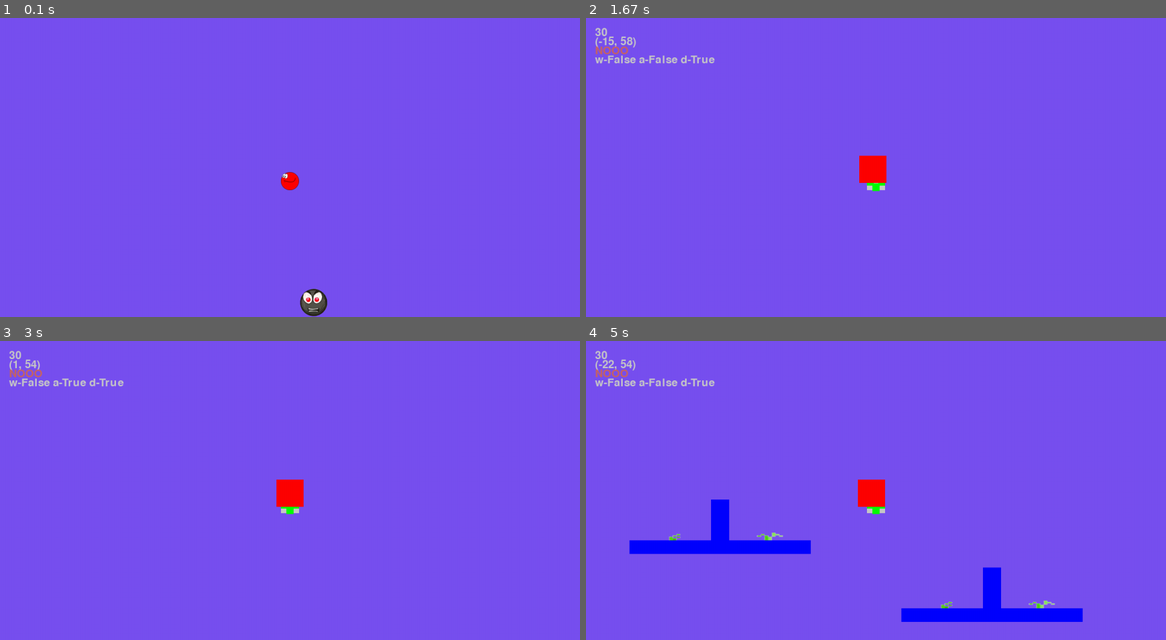
Above: before the commit, frames 1-4 (two rows, left to right).
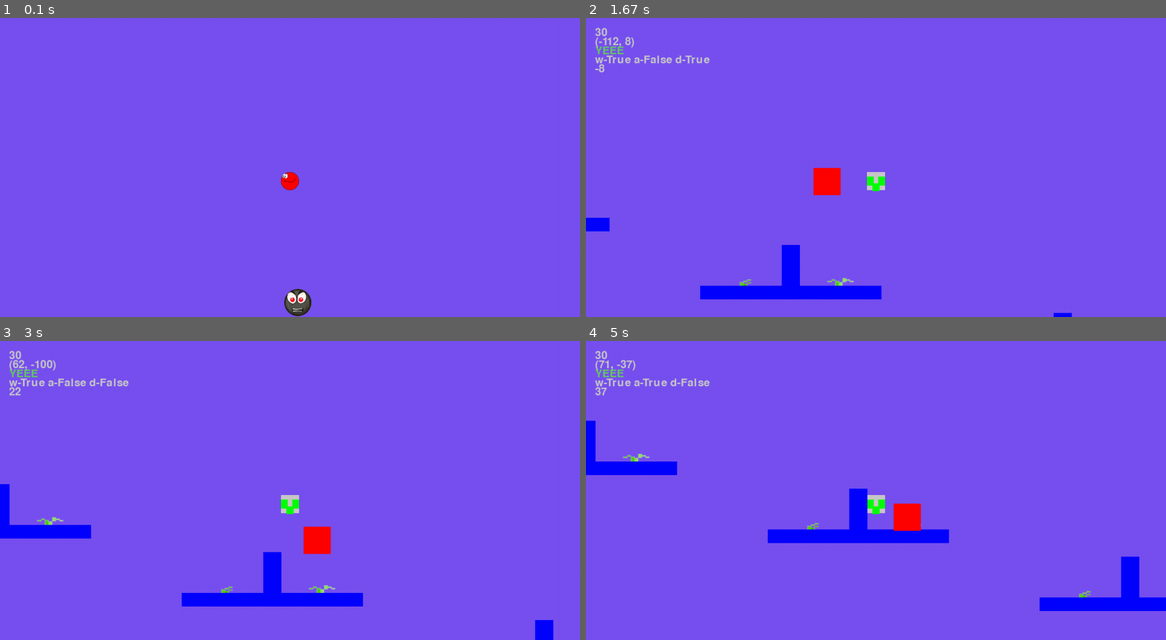
Above: after the commit, the same moments.

Repository: itu-itis24-akkan23/RedbollBackup
Game: pygame game, started from pygames/V1replay.py
Two runs of this game, one before a commit and one after it. Both use one fixed random seed, a clock stepped at 60 frames per second and the inputs below.
Inputs (mouse positions are in pixels of both pictures, inside the frame that each line leads up to):
- Up to frame 1 (0.1 s): no input
- Up to frame 2 (1.67 s): tap H at 0.33 s; click (876, 185) at 0.72 s
- Up to frame 3 (3 s): no input
- Up to frame 4 (5 s): no input

The runs differ from the first frame. In frame 1, 0.6% of the frame differs, in the area x 49-57%, y 90-100%; in frame 2, 3.7%; in frame 3, 4.6%; in frame 4, 9.3%, in the area x 0-100%, y 6-94%.

Commit message:
bug was so critical that i groaned after fix

Diff:
--- a/pygames/V1ai.py
+++ b/pygames/V1ai.py
@@ -4,6 +4,7 @@
 import numpy as np
 
 
+# region INIT
 pg.init()
 a = pg.display.Info()
 screenx = a.current_w
@@ -11,7 +12,12 @@
 screenm = screeny//2
 screenmx = screenx//2
 
-#window = pg.display.set_mode((screenx, screeny-60), pg.RESIZABLE)
+hitbox = False
+if hitbox:
+    window = pg.display.set_mode((screenx, screeny-60), pg.RESIZABLE)
+    cloc = pg.time.Clock()
+    fps = 0
+
 active = True
 pg.display.set_caption("Among Us")
 blob = pg.Rect(screenmx-8, screeny//2+5, 16, 17)
@@ -20,11 +26,11 @@
 imagere = pg.Rect(screenmx-20, screenm-20, 40, 40)
 enemy = pg.Rect(screenmx-10, 900, 60, 60)
 
-#cloc = pg.time.Clock()
+
 font = pg.font.Font(None, 36)
 frame10 = 0  # 0 to 9
 vertical = -10
-hitbox = False
+
 collision = False
 run_speed = 12
 max_velocity = 30
@@ -32,9 +38,11 @@
 boost = False
 hboost = False
 
-
-fps = 0
-
+creatureNumber = 0
+hitCounter = 0
+allFitness = []
+genDone = 0
+jumpCount = 0
 
 input_w = False
 input_a = False
@@ -54,51 +62,50 @@
 
 landse = lands+[enemy]
 time = 0
-
-batchSize = 50
-
-
-creatureNumber = 0
-hitCounter = 0
-allFitness = []
-genDone=0
-jumpCount=0
+# endregion
+
+
+batchSize = 50  # Cant be changed by itself
 
 learningRate = 0.5
-afterLearn = 0.2
+afterLearn = 0.2  # Real learning rate, activates after gen20
 continu = False
 
-
+# region afterINIT
 parameters = []
 if not continu:
     for i in range(batchSize):
         randomParam = master.init()
         parameters.append(randomParam)
-        currentParameter=parameters[0]
+        currentParameter = parameters[0]
 else:
     parameters = 50*[np.load('data.npy', allow_pickle=True)]
     currentParameter = parameters[0]
     algorithm.init(currentParameter)
-
-
+# endregion
+
+# region MAIN
 while active:
+    for i in pg.event.get():
+        if i.type == pg.QUIT:
+            active = False
     if input_a == input_d:
-        jumpCount+=1
+        jumpCount += 0.02
 
     if time == 900:
-        fitness = (900-hitCounter)/9-jumpCount/3
+        fitness = (900-hitCounter)/9-jumpCount/15
         allFitness.append(fitness)
         hitCounter = 0
-        jumpCount=0
+        jumpCount = 0
         creatureNumber += 1
         if creatureNumber == batchSize:
-            print("gen", genDone,max(allFitness))
-            if genDone>=20:
-                learningRate=afterLearn
+            print("gen", genDone, max(allFitness))
+            if genDone >= 20:
+                learningRate = afterLearn
             array = np.array(
                 (parameters[allFitness.index(max(allFitness))]), dtype=object)
-            np.save("data.npy",array,allow_pickle=True)
-            genDone+=1
+            np.save("data.npy", array, allow_pickle=True)
+            genDone += 1
             creatureNumber = 0
             survivingParams = master.elimination(parameters, allFitness)
             parameters = master.mutate(survivingParams, learningRate)
@@ -122,13 +129,14 @@
             else:
                 mon = (pg.Rect(int(k*600-2220), int(1060 - absk), 40, 110))
             lands.append(mon)
+        landse = lands+[enemy]
 
     time += 1
     leftcol = False
     rightcol = False
     collision = False
     for land in lands:
-        if blob.colliderect(land):#Collisions
+        if blob.colliderect(land):  # Collisions
             collision = True
             target_level = screenm+19
             target_relative = target_level - land.y
@@ -161,13 +169,13 @@
 
     # INPUT
 
-    #press = pg.key.get_pressed()
+    # press = pg.key.get_pressed()
     if collision:
         vertical = 0
-        jumpCount-=0.01
+        jumpCount -= 0.05
         if input_w:
             vertical += jump_str
-            jumpCount+=0.2
+            jumpCount -= 0.15
 
     elif gravity_state == 1:
         vertical -= 3
@@ -189,12 +197,12 @@
             jumpCount+=5
         if l.x < -700:
             l.x += 2400
-            jumpCount-=1
+            jumpCount -= 20
         elif l.x > screenx+300:
             l.x -= 2400
-            jumpCount-=1
-
-    #fpssh = cloc.get_fps()
+            jumpCount -= 20
+
+
     frame10 = (frame10 + 1) % 10
     if frame10 == 0:
         pass
@@ -239,30 +247,33 @@
         hit = True
     else:
         hit = False
-    #             DISPLAY
     if hit:
         hitCounter += 1
 
-    # window.fill((120, 80, 240))
-    # if hitbox == True:
-    #     fps = 30
-    #     pg.draw.rect(window, (200, 200, 200), imagere)
-    #     pg.draw.rect(window, (0, 255, 0), blob)
-    #     pg.draw.rect(window, (0, 255, 0), blob_left)
-    #     pg.draw.rect(window, (0, 255, 0), blob_right)
-    #     for land in lands:
-    #         pg.draw.rect(window, (0, 0, 255), land)
-    #     pg.draw.rect(window, (255, 0, 0), enemy)
-    #     enemy_loc = font.render(f"{erel}", True, (200, 200, 200))
-    #     window.blit(enemy_loc, (20, 40))
-    #     if hit:
-    #         window.blit(font.render(("NOOO"), True, (200, 100, 100)), (20, 60))
-
-    # fpsobj = font.render(f"{int(fpssh)}", True, (200, 200, 200))
-    # window.blit(fpsobj, (20, 20))
-
-    # pg.display.flip()
-    #cloc.tick(fps)
-
+    #             DISPLAY
+
+
+
+    if hitbox == True:
+        window.fill((120, 80, 240))
+        fpssh = cloc.get_fps()
+        pg.draw.rect(window, (200, 200, 200), imagere)
+        pg.draw.rect(window, (0, 255, 0), blob)
+        pg.draw.rect(window, (0, 255, 0), blob_left)
+        pg.draw.rect(window, (0, 255, 0), blob_right)
+        for land in lands:
+            pg.draw.rect(window, (0, 0, 255), land)
+        pg.draw.rect(window, (255, 0, 0), enemy)
+        enemy_loc = font.render(f"{erel}", True, (200, 200, 200))
+        window.blit(enemy_loc, (20, 40))
+        if hit:
+            window.blit(font.render(("NOOO"), True, (200, 100, 100)), (20, 60))
+
+        fpsobj = font.render(f"{int(fpssh)}", True, (200, 200, 200))
+        window.blit(fpsobj, (20, 20))
+
+        pg.display.flip()
+        cloc.tick(fps)
+# endregion
 pg.quit()
 exit()
--- a/pygames/V1replay.py
+++ b/pygames/V1replay.py
@@ -89,7 +89,7 @@
             for lan in landse:
                 lan.y += target_relative
         elif vertical > 0:
-            gravity_state = 1
+            gravity_state  = 1
         elif vertical > -max_velocity:
             gravity_state = 2
 
@@ -213,12 +213,13 @@
         window.blit(enemy_loc, (20, 40))
         if hit:
             window.blit(font.render(("NOOO"), True, (200, 100, 100)), (20, 60))
-
+        else:
+            window.blit(font.render(("YEEE"), True, (100, 200, 100)), (20, 60))
         fpsobj = font.render(f"{int(fpssh)}", True, (200, 200, 200))
         window.blit(fpsobj, (20, 20))
         inputz = font.render((f"w-{input_w} a-{input_a} d-{input_d}"),True,(200,200,200))
         window.blit(inputz, (20, 80))
-
+        window.blit(font.render((f"{vertical}"), True, (200, 200, 200)), (20, 100))
     pygame.display.flip()
     cloc.tick(fps)
 pygame.quit()
--- a/pygames/algorithm.py
+++ b/pygames/algorithm.py
@@ -3,7 +3,6 @@
 
 def sigma(x):
     return 2/(1+np.e**(x/150))-1
-
 
 def init(parameter):
     global weigh1, weigh2, weigh3, weigh4, bias1, bias2, bias3, bias4
@@ -109,5 +108,5 @@
     return input_w, input_a, input_d
 
 
-if __name__ == "__main__":
-    algorithm()
+# if __name__ == "__main__":
+#     algorithm()
Binary file changed: data.npy
